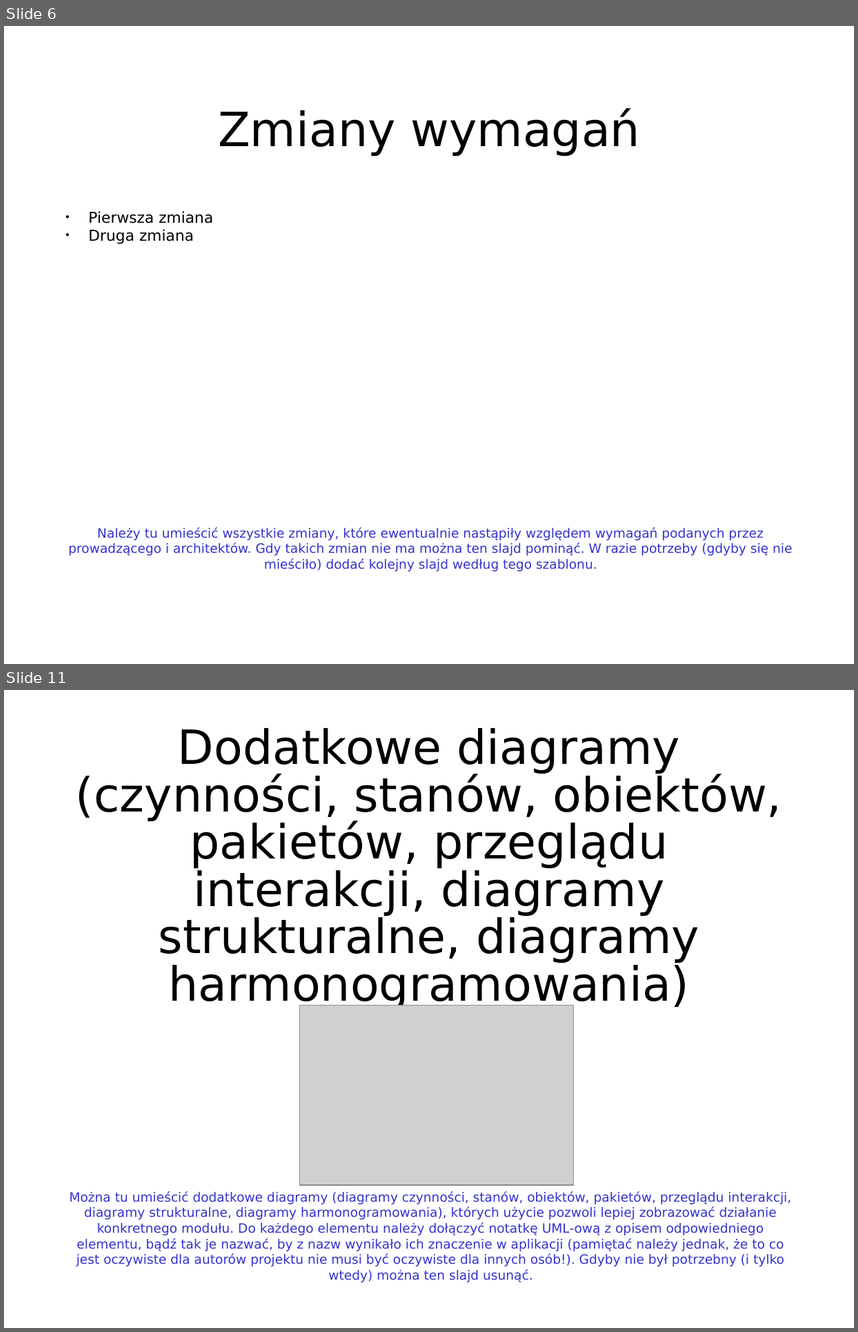
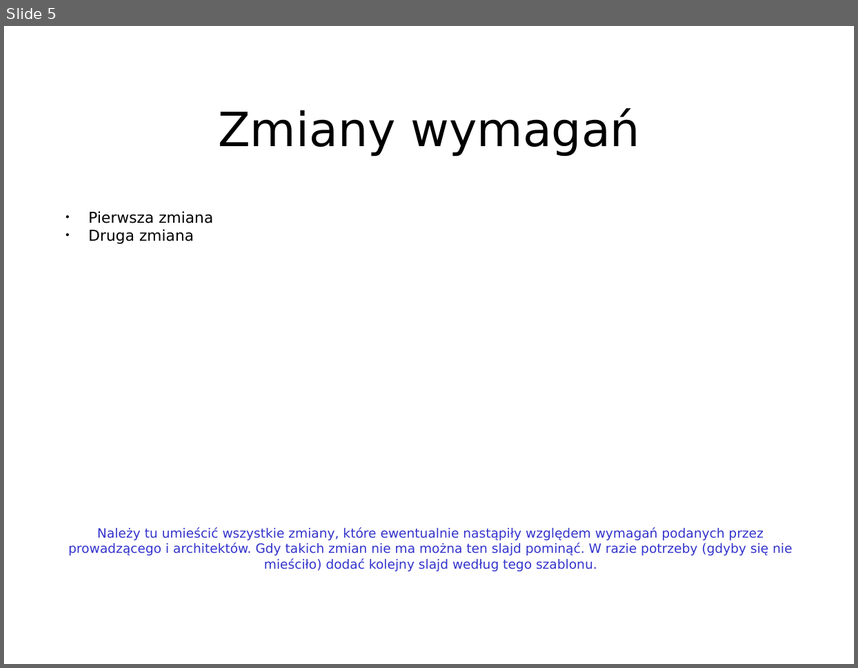
Before and after one commit to Informatyka-Stosowana-Chopy/Inzynieria-oprogramowania, a slide deck: front-end/front-end_prez.ppt. Shown one above the other, each under a label of ours: slides 6 and 11 before the commit, slide 5 after it; the slides between them are not shown. The pictures are 858x1332 and 858x668 pixels, drawn with LibreOffice and Linux fonts; fonts in the diff are those of the drawing; grey boxes stand for pictures. Boxes give left, top, right and bottom in pixels: in the first picture for what was removed or moved away, otherwise in the second. Text is boxed around its words. In the diff, an @@ line names an element or a change of style, - is before the commit and + after.

```diff
--- a/front-end/front-end_prez.ppt
+++ b/front-end/front-end_prez.ppt
@@ slide 11 removed at (4,690,854,1328), background #FFFFFF @@
@@ title removed at (76,728,782,1010) @@
-Dodatkowe diagramy (czynności, stanów, obiektów, pakietów, przeglądu interakcji, diagramy strukturalne, diagramy harmonogramowania)
@@ picture removed at (299,1005,574,1185) @@
@@ text removed at (70,1191,791,1266) @@
-Można tu umieścić dodatkowe diagramy (diagramy czynności, stanów, obiektów, pakietów, przeglądu interakcji, diagramy strukturalne, diagramy harmonogramowania), których użycie pozwoli lepiej zobrazować działanie konkretnego modułu. Do każdego elementu należy dołączyć notatkę UML-ową z opisem odpowiedniego elementu, bądź tak je nazwać, by z nazw wynikało ich znaczenie w aplikacji (pamiętać należy jednak, że to co jest oczywiste dla autorów projektu nie musi być oczywiste dla innych osób!). Gdyby nie był potrzebny (i tylko wtedy) można ten slajd usunąć.
@@ what was slide 6 is now slide 5 @@
```
Also in this commit, not shown: 7 slides changed, 4 slides added, 4 other slides removed.
